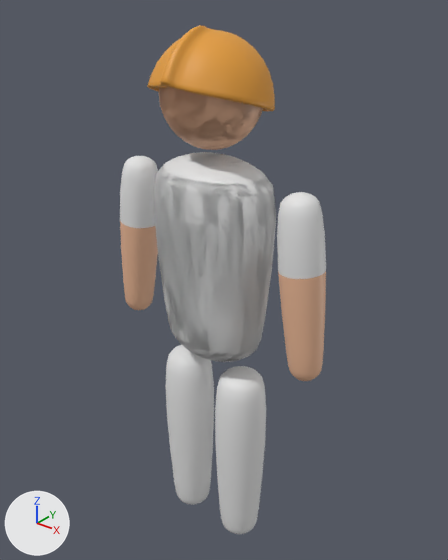
An edit to the FBX model Assets/Models/Electrician.fbx, drawn before and after from the same camera.
Rendered twice from a 50 mm lens placed at (1.196, -1.439, 1.979), pointed at (-0.001, 0.057, 1.052). The axes (+X, +Y, +Z) are drawn at lower left. The lights are the same throughout. Where no turn or scale is listed for an object, it has been applied to the vertices. Vertices at the same position are counted once.
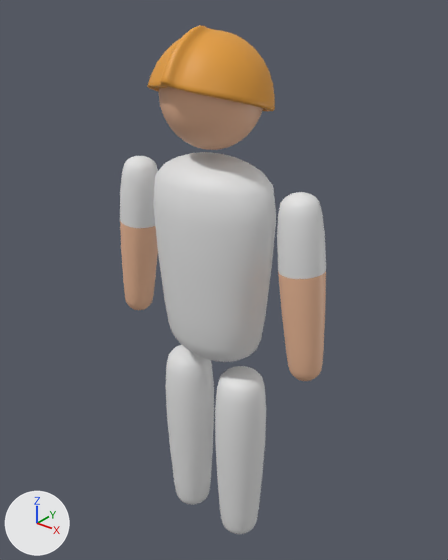
Location of each change, [x1, y1, x2, y2] in pixels of the pictures (448 x 560 px):
part 1 of me_cube_002, cut back: before [153, 87, 276, 362]; after [153, 152, 276, 345]

The change, as a diff of the scene's bpy script:
```diff
--- a/Assets/Models/Electrician.fbx.py
+++ b/Assets/Models/Electrician.fbx.py
@@ me_cube_002 @@
 # used by ob_cube_001; location = (0.0, 0.0, 0.0)
-me_cube_002.from_pydata(...)  # 4900 vertices, 4948 faces; spans x -0.42..0.42, y -0.2..0.18, z 0.02..1.86
+me_cube_002.from_pydata(...)  # 4002 vertices, 4180 faces; spans x -0.42..0.42, y -0.2..0.18, z 0.02..1.86
+# me_cube_002 part 1: 34 vertices moved from x -0.21..0.21, y -0.14..0.14, z 1.15..1.49 to x -0.21..0.21, y -0.14..0.14, z 1.16..1.49; 902 vertices removed from x -0.22..0.22, y -0.15..0.15, z 0.79..1.83; 4 vertices added at x 0.0, y -0.15..0.14, z 0.97..1.32
 me_cube_002.materials.append(mat_material)
```
